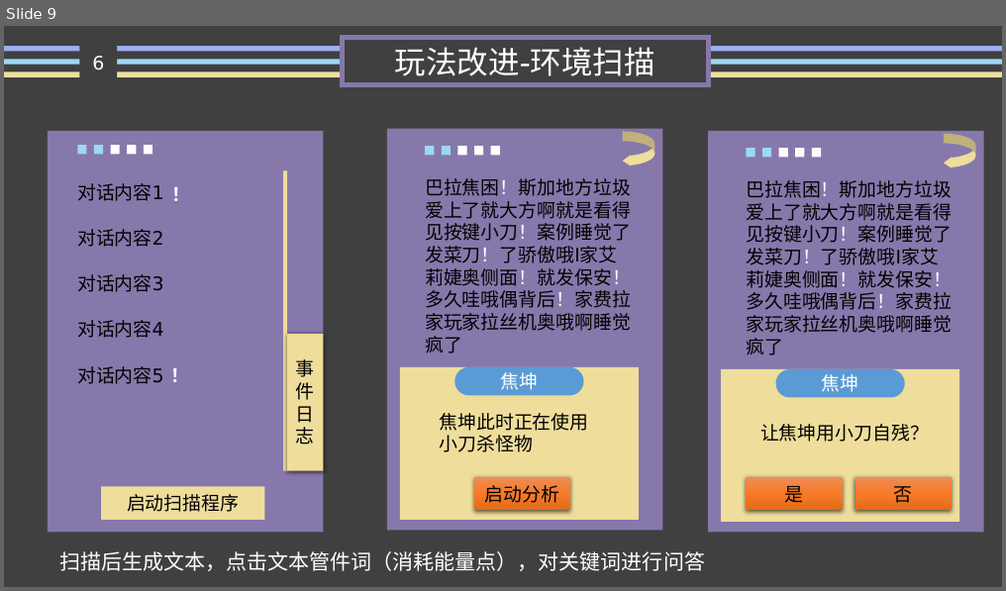
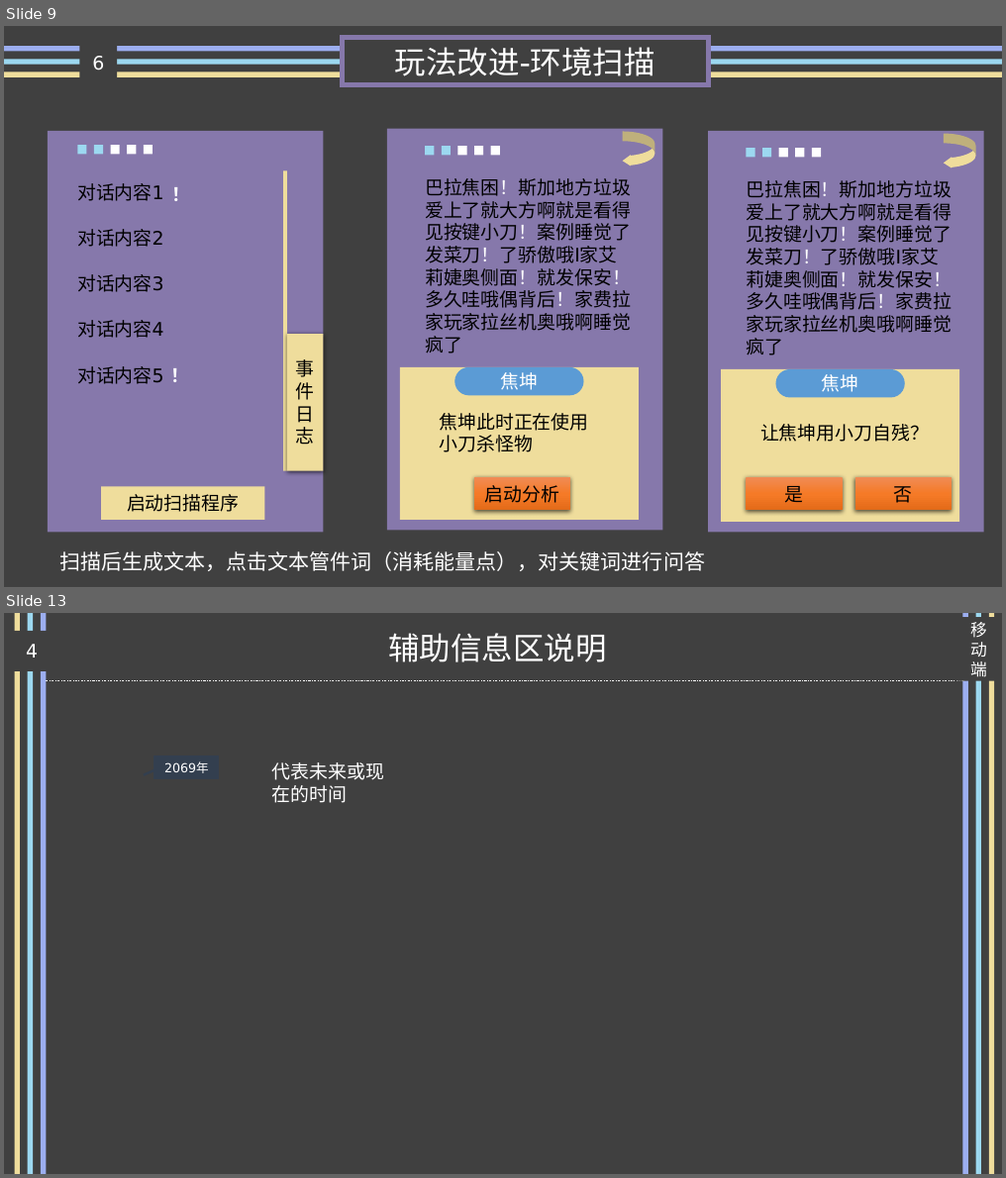
Before and after one commit to ThreePeopleGame/Death, a slide deck: Share/文字游戏玩法设计.pptx. Shown one above the other, each under a label of ours: slide 9 before the commit, slides 9 and 13 after it; the slides between them are not shown. The pictures are 1006x591 and 1006x1178 pixels, drawn with LibreOffice and Linux fonts; fonts in the diff are those of the drawing. Boxes give left, top, right and bottom in pixels: in the first picture for what was removed or moved away, otherwise in the second. Text is boxed around its words. In the diff, an @@ line names an element or a change of style, - is before the commit and + after.

```diff
--- a/Share/文字游戏玩法设计.pptx
+++ b/Share/文字游戏玩法设计.pptx
@@ slide 13 added at [4,613,1002,1174], background #404040 @@
@@ rectangle added at [14,613,20,1174], fill #EFDD9C @@
@@ rectangle added at [28,613,33,1174], fill #9CD8F0 @@
@@ rectangle added at [41,613,46,1174], fill #9CAEF0 @@
@@ text added at [388,633,606,663], 30 pt, text #FFFFFF @@
+辅助信息区说明
@@ rectangle added at [963,613,968,1174], fill #9CAEF0 @@
@@ text added at [970,622,987,677], 16 pt, text #FFFFFF @@
+移动端
@@ rectangle added at [976,613,981,1174], fill #9CD8F0 @@
@@ rectangle added at [990,613,995,1174], fill #EFDD9C @@
@@ text added at [26,644,38,658], 18 pt, text #FFFFFF @@
+4
@@ line added from (46, 681) to (966, 681), #FFFFFF 0.5 pt dashed @@
@@ border callout added at [155,757,218,779], fill #333F50, outline #333F50 2.25 pt, 12 pt, text #FFFFFF @@
+2069年
@@ text added at [272,762,384,803], 18 pt, text #FFFFFF @@
+代表未来或现在的时间
```
Also in this commit, not shown: 8 other slides added, 2 other files.
